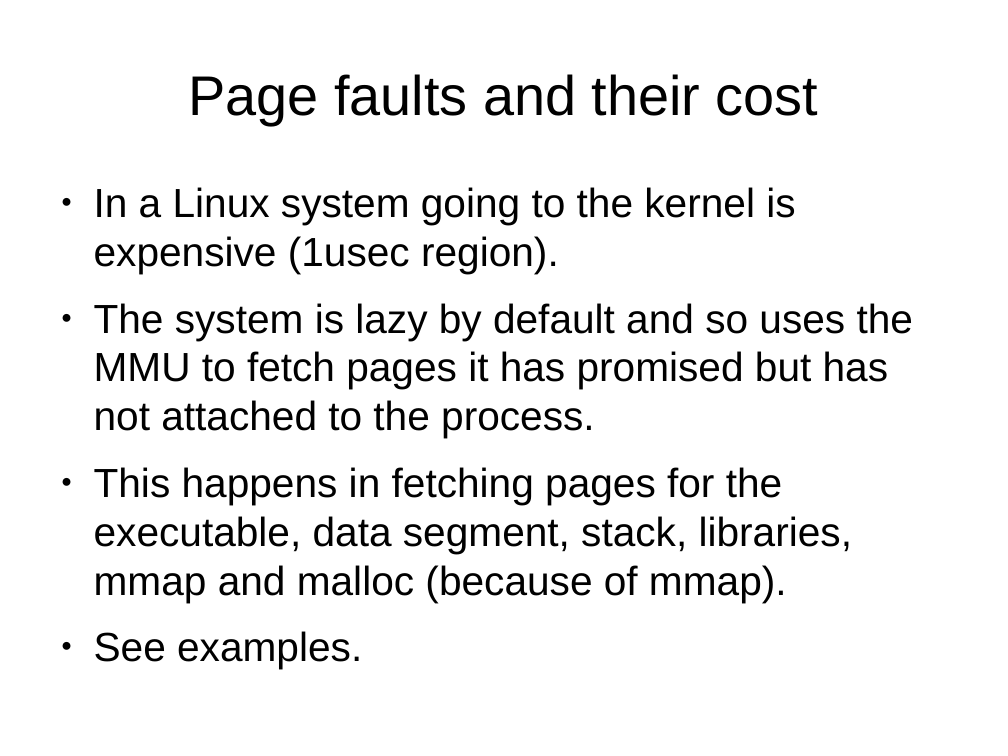
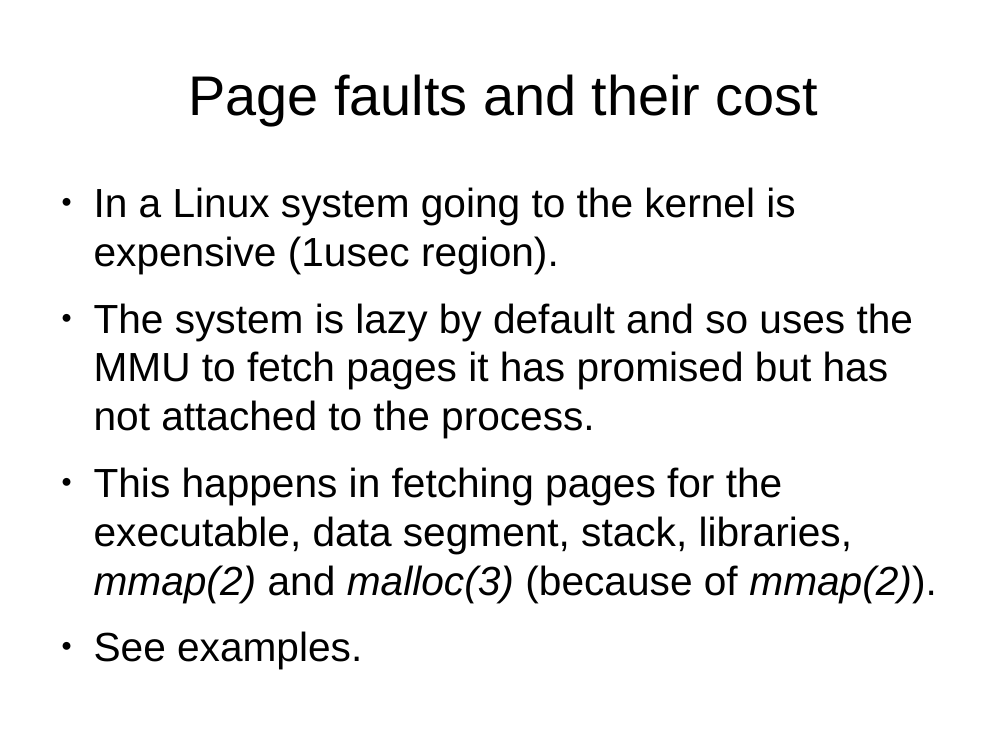
Before and after one commit to veltzer/demos-linux, a slide deck: slide 14 of doc/odp/realtime.odp. Drawn at 1008x756 pixels with LibreOffice and Linux fonts; fonts in the diff are those of the drawing. Boxes give left, top, right and bottom in pixels: in the first picture for what was removed or moved away, otherwise in the second. Text is boxed around its words. In the diff, an @@ line names an element or a change of style, - is before the commit and + after.

```diff
--- a/doc/odp/realtime.odp
+++ b/doc/odp/realtime.odp
@@ text at bbox=[94, 467, 937, 602]: text changed @@
-● This happens in fetching pages for the executable, data segment, stack, libraries, mmap and malloc (because of mmap).
+● This happens in fetching pages for the executable, data segment, stack, libraries, mmap(2) and malloc(3) (because of mmap(2)).
```
Also in this commit, not shown: 6 other slides changed, 4 slides added, 1 other file.
